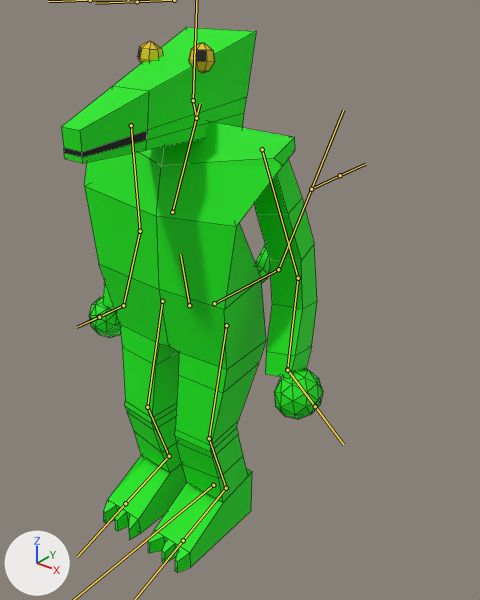
One commit to the FBX model Assets/Models/Lizard.fbx: the scene before it, then after it.
Camera for both pictures: a camera (50 mm lens) standing at (1.53, -1.72, 2.02) and looking at (0.15, 0.0, 0.96). Arrows for +X, +Y and +Z are at lower left; the lights stay in place. Both versions are drawn at the pose saved in each file; the numbers are the values there. The bones that bend it are drawn over the model as lines. Mesh edges are drawn as thin lines.

Objects in the first picture: 'Lizard'.
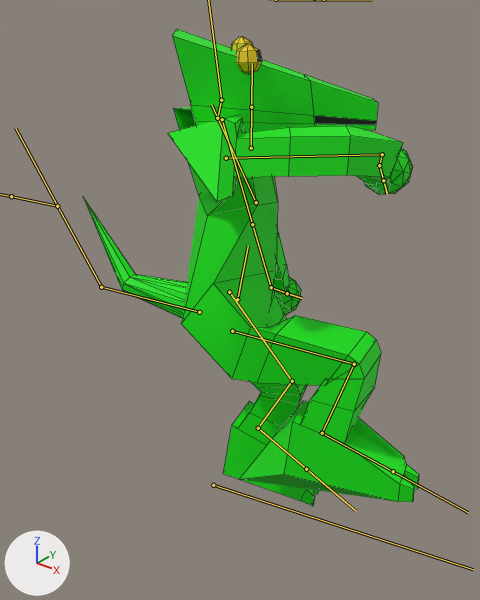
Where the change shows, as pixel boxes [x1, y1, x2, y2] in the pictures (480 x 600 px):
'Lizard', posed (28% wider, 13% shorter)
    before: [61, 27, 323, 573]
    after: [84, 29, 419, 506]
bone 'Lower Torso', root to tip
    before: (189, 305) to (180, 254)
    after: (237, 299) to (248, 246)
bone 'Upper Arm.L', root to tip
    before: (262, 149) to (298, 278)
    after: (222, 119) to (252, 224)
bone 'Lower Arm.L', root to tip
    before: (298, 278) to (287, 369)
    after: (252, 224) to (271, 287)
bone 'Hand.L', root to tip
    before: (287, 369) to (315, 406)
    after: (271, 287) to (287, 293)
bone 'Upper Arm.R', root to tip
    before: (131, 125) to (140, 231)
    after: (226, 158) to (382, 154)
bone 'Lower Arm.R', root to tip
    before: (140, 231) to (123, 305)
    after: (382, 154) to (379, 165)
bone 'Hand.R', root to tip
    before: (123, 305) to (99, 316)
    after: (379, 165) to (383, 180)
bone 'Upper Leg.L', root to tip
    before: (226, 325) to (209, 438)
    after: (229, 292) to (292, 381)
bone 'Lower Leg.L', root to tip
    before: (209, 438) to (226, 488)
    after: (292, 381) to (258, 428)
bone 'Foot.L', root to tip
    before: (226, 488) to (183, 540)
    after: (258, 428) to (306, 469)
bone 'Upper Leg.R', root to tip
    before: (162, 301) to (147, 407)
    after: (232, 331) to (354, 364)
bone 'Lower Leg.R', root to tip
    before: (147, 407) to (169, 456)
    after: (354, 364) to (322, 433)
bone 'Tail Base', root to tip
    before: (214, 303) to (278, 269)
    after: (199, 312) to (101, 287)
bone 'Tail Tip', root to tip
    before: (278, 269) to (311, 189)
    after: (101, 287) to (57, 206)

Patch to the scene script:
```diff
--- a/Assets/Models/Lizard.fbx.py
+++ b/Assets/Models/Lizard.fbx.py
@@ bone_control @@
 bone_control = bpy.data.objects['Armature_L_Lib.001'].pose.bones['Control']
-bone_control.rotation_quaternion = (1.0, 0.0, 0.0, 0.0)  # degrees (0, 0, 0)
+bone_control.rotation_quaternion = (0.619, 0.0, 0.0, -0.786)  # degrees (0, 0, -104)
@@ bone_lower_torso @@
 bone_lower_torso = bpy.data.objects['Armature_L_Lib.001'].pose.bones['Lower Torso']  # child of 'Control'
-bone_lower_torso.rotation_quaternion = (1.0, 0.0, 0.0, 0.0)  # degrees (0, 0, 0)
+bone_lower_torso.rotation_quaternion = (0.971, 0.0, 0.235, -0.042)  # degrees (-1, 27, -5)
@@ bone_upper_arm_l @@
 bone_upper_arm_l = bpy.data.objects['Armature_L_Lib.001'].pose.bones['Upper Arm.L']  # child of 'Upper Torso'
-bone_upper_arm_l.rotation_quaternion = (0.601, -0.503, -0.491, -0.38)  # degrees (-87, -77, 9)
+bone_upper_arm_l.rotation_quaternion = (0.601, -0.268, -0.454, -0.6)  # degrees (27, -60, -106)
@@ bone_lower_arm_l @@
 bone_lower_arm_l = bpy.data.objects['Armature_L_Lib.001'].pose.bones['Lower Arm.L']  # child of 'Upper Arm.L'
-bone_lower_arm_l.rotation_quaternion = (0.977, -0.209, 0.0, 0.038)  # degrees (-24, 1, 4)
+bone_lower_arm_l.rotation_quaternion = (0.999, 0.031, 0.0, -0.006)  # degrees (4, 0, -1)
@@ bone_hand_l @@
 bone_hand_l = bpy.data.objects['Armature_L_Lib.001'].pose.bones['Hand.L']  # child of 'Lower Arm.L'
-bone_hand_l.rotation_quaternion = (0.308, 0.324, 0.887, -0.118)  # degrees (1, 141, -40)
+bone_hand_l.rotation_quaternion = (0.342, 0.25, 0.893, -0.148)  # degrees (7, 137, -28)
@@ bone_upper_arm_r @@
 bone_upper_arm_r = bpy.data.objects['Armature_L_Lib.001'].pose.bones['Upper Arm.R']  # child of 'Upper Torso'
-bone_upper_arm_r.rotation_quaternion = (0.595, -0.509, 0.482, 0.394)  # degrees (-85, 77, -5)
+bone_upper_arm_r.rotation_quaternion = (0.572, 0.512, 0.472, 0.433)  # degrees (88, 6, 80)
@@ bone_lower_arm_r @@
 bone_lower_arm_r = bpy.data.objects['Armature_L_Lib.001'].pose.bones['Lower Arm.R']  # child of 'Upper Arm.R'
-bone_lower_arm_r.rotation_quaternion = (0.975, -0.217, 0.0, -0.04)  # degrees (-25, -1, -4)
+bone_lower_arm_r.rotation_quaternion = (0.779, -0.617, 0.0, -0.112)  # degrees (-76, -8, -10)
@@ bone_hand_r @@
 bone_hand_r = bpy.data.objects['Armature_L_Lib.001'].pose.bones['Hand.R']  # child of 'Lower Arm.R'
-bone_hand_r.rotation_quaternion = (0.306, 0.331, -0.886, 0.108)  # degrees (-1, -142, 41)
+bone_hand_r.rotation_quaternion = (0.922, 0.108, 0.322, -0.187)  # degrees (6, 39, -21)
@@ bone_upper_leg_l @@
 bone_upper_leg_l = bpy.data.objects['Armature_L_Lib.001'].pose.bones['Upper Leg.L']  # child of 'Lower Torso'
-bone_upper_leg_l.rotation_quaternion = (0.999, -0.008, -0.032, 0.0)  # degrees (-1, -4, 0)
+bone_upper_leg_l.rotation_quaternion = (0.959, 0.067, 0.191, 0.196)  # degrees (12, 20, 25)
@@ bone_lower_leg_l @@
 bone_lower_leg_l = bpy.data.objects['Armature_L_Lib.001'].pose.bones['Lower Leg.L']  # child of 'Upper Leg.L'
-bone_lower_leg_l.rotation_quaternion = (1.0, 0.0, 0.0, 0.0)  # degrees (0, 0, 0)
+bone_lower_leg_l.rotation_quaternion = (0.961, 0.278, 0.0, 0.006)  # degrees (32, 0, 1)
@@ bone_foot_l @@
 bone_foot_l = bpy.data.objects['Armature_L_Lib.001'].pose.bones['Foot.L']  # child of 'Lower Leg.L'
-bone_foot_l.rotation_quaternion = (0.999, 0.0, 0.01, -0.032)  # degrees (0, 1, -4)
+bone_foot_l.rotation_quaternion = (0.998, -0.045, -0.003, -0.044)  # degrees (-5, -1, -5)
@@ bone_upper_leg_r @@
 bone_upper_leg_r = bpy.data.objects['Armature_L_Lib.001'].pose.bones['Upper Leg.R']  # child of 'Lower Torso'
-bone_upper_leg_r.rotation_quaternion = (0.999, -0.009, 0.037, 0.0)  # degrees (-1, 4, 0)
+bone_upper_leg_r.rotation_quaternion = (0.77, -0.224, 0.173, -0.572)  # degrees (-33, 1, -73)
@@ bone_lower_leg_r @@
 bone_lower_leg_r = bpy.data.objects['Armature_L_Lib.001'].pose.bones['Lower Leg.R']  # child of 'Upper Leg.R'
-bone_lower_leg_r.rotation_quaternion = (1.0, 0.0, 0.0, 0.0)  # degrees (0, 0, 0)
+bone_lower_leg_r.rotation_quaternion = (0.807, 0.591, 0.0, -0.013)  # degrees (72, 1, -1)
@@ bone_tail_base @@
 bone_tail_base = bpy.data.objects['Armature_L_Lib.001'].pose.bones['Tail Base']  # child of 'Lower Torso'
-bone_tail_base.rotation_quaternion = (1.0, 0.0, 0.0, 0.0)  # degrees (0, 0, 0)
+bone_tail_base.rotation_quaternion = (0.975, 0.056, 0.077, -0.199)  # degrees (5, 10, -23)
@@ bone_tail_tip @@
 bone_tail_tip = bpy.data.objects['Armature_L_Lib.001'].pose.bones['Tail Tip']  # child of 'Tail Base'
-bone_tail_tip.rotation_quaternion = (1.0, 0.0, 0.0, 0.0)  # degrees (0, 0, 0)
+bone_tail_tip.rotation_quaternion = (0.994, -0.064, 0.016, -0.092)  # degrees (-7, 1, -11)
```
